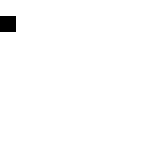
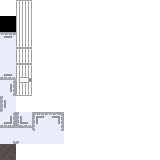
Revision of a layered 160 x 160 image; what changed, layer by layer:
painted on "Layer" over [0, 0, 64, 160]
